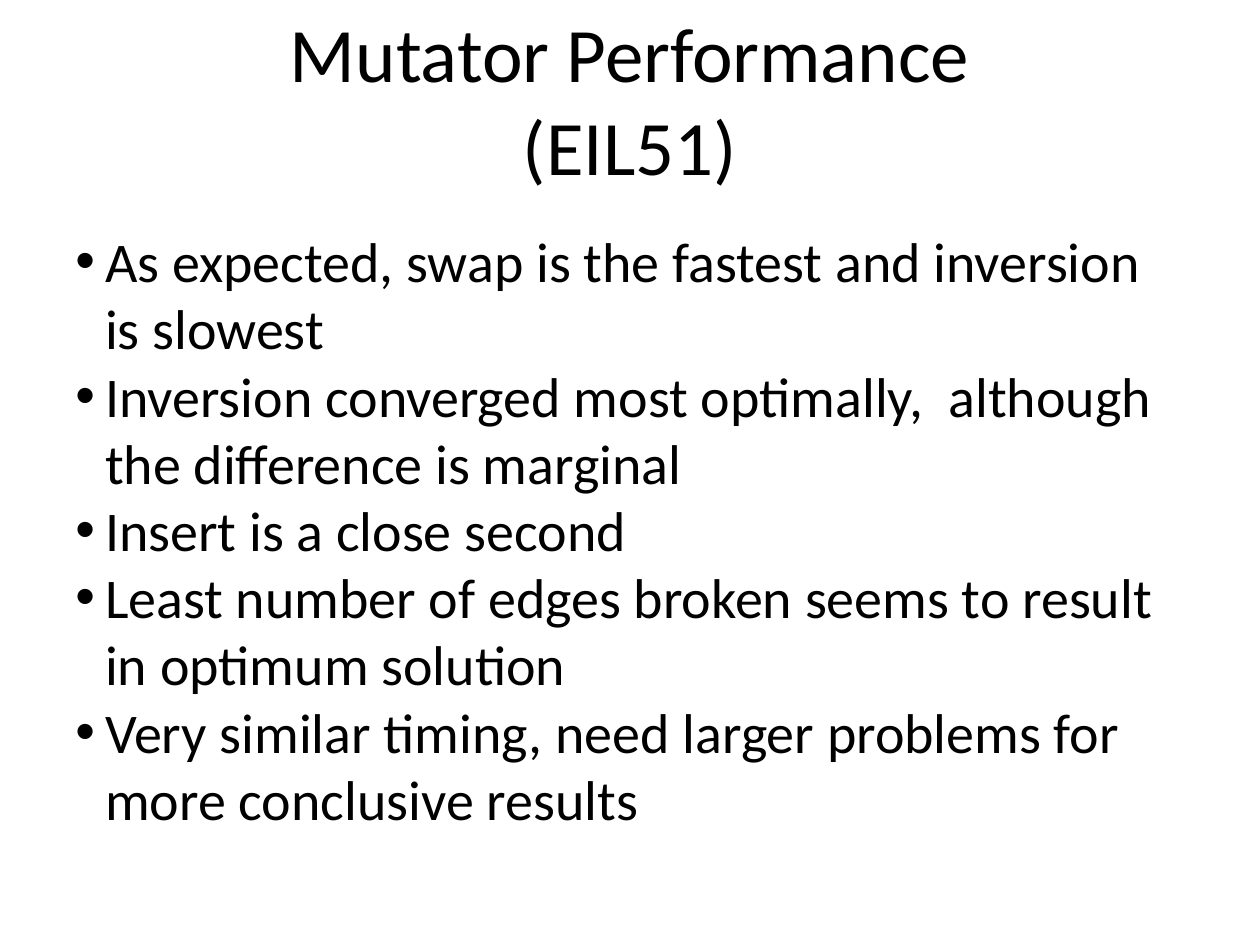
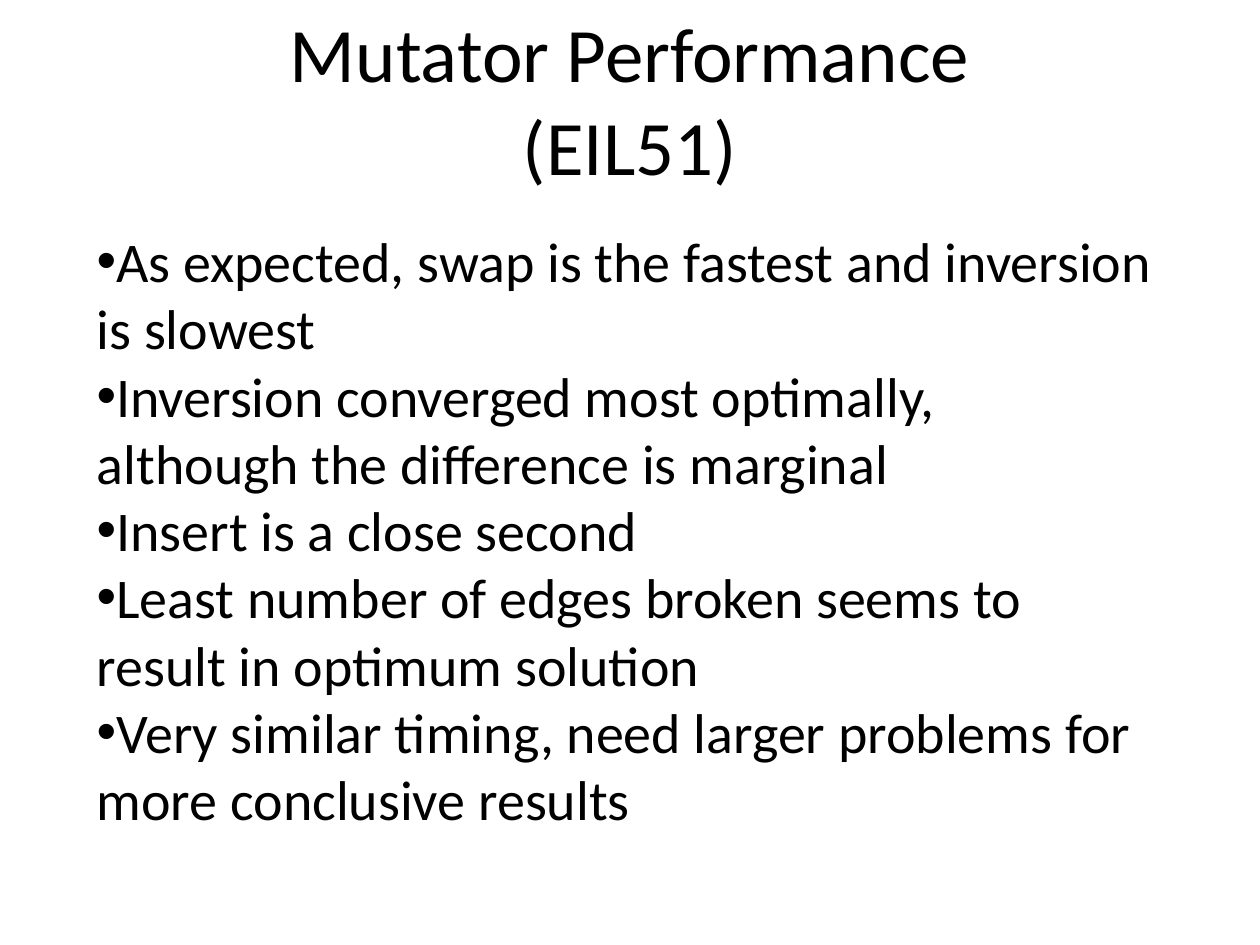
Before and after one commit to sresny/2014s2-EvolComp-assign1, a slide deck: slide 12 of Travelling Salesman Problem.pptx (slide 11 before the commit). Drawn at 1260x945 pixels with LibreOffice and Linux fonts; fonts in the diff are those of the drawing; background and template pictures are left out. Boxes give left, top, right and bottom in pixels: in the first picture for what was removed or moved away, otherwise in the second. Text is boxed around its words. In the diff, an @@ line names an element or a change of style, - is before the commit and + after.

```diff
--- a/Travelling Salesman Problem.pptx
+++ b/Travelling Salesman Problem.pptx
@@ text "As expected, swap is the ..." rewrapped from bbox=[105, 243, 1152, 821] to bbox=[97, 243, 1151, 821] @@
```
Also in this commit, not shown: 5 other slides changed, 1 slide added, 1 slide removed.
